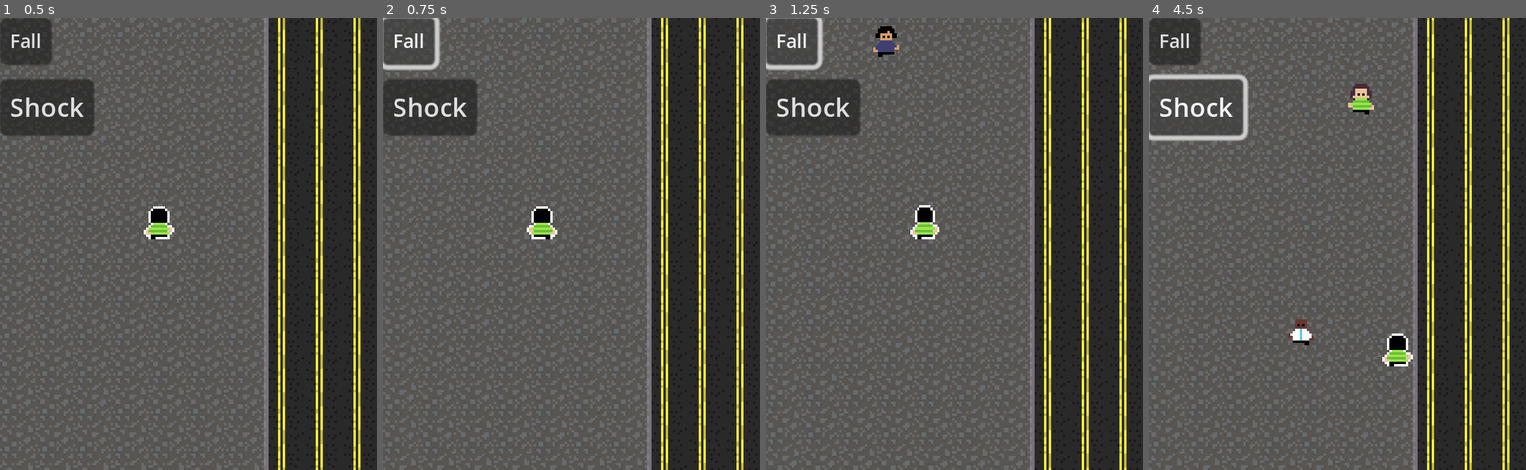
Above: before the commit, frames 1-4 (left to right).
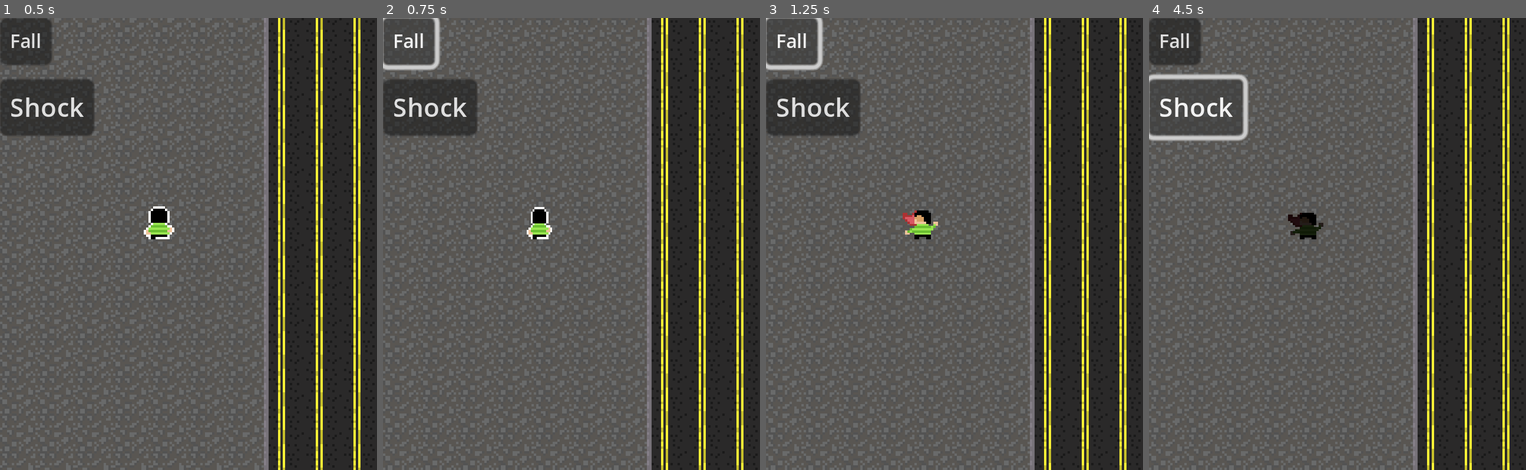
Above: after the commit, the same moments.

Repository: vitrolarium/brazilian-sidewalk
Game: Godot game, scene res://Objects/Scenes/Main.tscn
Two runs of this game, one before a commit and one after it. Both use one fixed random seed, a clock stepped at 60 frames per second and the inputs below. The project has no main scene, so this scene is started directly.
Inputs:
- Up to frame 1 (0.5 s): no input
- Up to frame 2 (0.75 s): click "Fall" at 0.5 s
- Up to frame 3 (1.25 s): no input
- Up to frame 4 (4.5 s): click "Shock" at 1.25 s; hold D (move_right) 2.03-2.78 s; hold S (move_down) 2.78-3.53 s; hold D (move_right) 3.53-4.28 s; hold W (move_up) from 4.28 s (still down)

Frame 1 is identical in both runs. In frame 2, 2.5% of the frame differs, in the area x 38-96%, y 0-100%; in frame 3, 2.1%; in frame 4, 3.7%, in the area x 36-96%, y 0-100%.

Commit message:
fine tuning some objects

Diff:
--- a/Objects/Scenes/Main.gd
+++ b/Objects/Scenes/Main.gd
@@ -1,17 +1,26 @@
 extends Node2D
-
-
-# Called when the node enters the scene tree for the first time.
-func _ready() -> void:
-	start_game()
-
-
-# Called every frame. 'delta' is the elapsed time since the previous frame.
-func _process(delta: float) -> void:
-	pass
 
 
 func start_game():
 	$SidewalkManager.is_enabled = true
 	$WalkingPeopleSpawner.activate()
 	$Player.show()
+
+func stop_game(reason : String):
+	if $Player.has_method(reason):
+		$Player.call(reason)
+	else:
+		push_warning(reason, "() method doesnt exists in player")
+
+	$SidewalkManager.is_enabled = false
+	$WalkingPeopleSpawner.deactivate(true)
+
+
+func _ready() -> void:
+	start_game()
+
+func _on_die_pressed() -> void:
+	stop_game("fall")
+
+func _on_shock_pressed() -> void:
+	stop_game("shock")
--- a/Objects/Scenes/sidewalks/basic_sidewalk.tscn
+++ b/Objects/Scenes/sidewalks/basic_sidewalk.tscn
@@ -1,18 +1,34 @@
 [gd_scene load_steps=4 format=3 uid="uid://cegx2hxloon8d"]
 
-[ext_resource type="Texture2D" uid="uid://b5oi5xt7nfna6" path="res://Objects/Scenes/TILE.png" id="1_25h4a"]
+[ext_resource type="Texture2D" uid="uid://bgyvx2gf3wqun" path="res://Objects/Scenes/TILE.png" id="1_25h4a"]
 
 [sub_resource type="TileSetAtlasSource" id="TileSetAtlasSource_2kcwe"]
 texture = ExtResource("1_25h4a")
 0:0/0 = 0
+0:0/0/physics_layer_0/linear_velocity = Vector2(0, 0)
+0:0/0/physics_layer_0/angular_velocity = 0.0
 1:0/0 = 0
+1:0/0/physics_layer_0/linear_velocity = Vector2(0, 0)
+1:0/0/physics_layer_0/angular_velocity = 0.0
 2:0/0 = 0
+2:0/0/physics_layer_0/linear_velocity = Vector2(0, 0)
+2:0/0/physics_layer_0/angular_velocity = 0.0
 0:1/0 = 0
+0:1/0/physics_layer_0/linear_velocity = Vector2(0, 0)
+0:1/0/physics_layer_0/angular_velocity = 0.0
 2:1/0 = 0
+2:1/0/physics_layer_0/linear_velocity = Vector2(0, 0)
+2:1/0/physics_layer_0/angular_velocity = 0.0
 0:2/0 = 0
+0:2/0/physics_layer_0/linear_velocity = Vector2(0, 0)
+0:2/0/physics_layer_0/angular_velocity = 0.0
+0:2/0/physics_layer_0/polygon_0/points = PackedVector2Array(-8, -8, -6, -8, -6, 8, -8, 8)
 2:2/0 = 0
+2:2/0/physics_layer_0/linear_velocity = Vector2(0, 0)
+2:2/0/physics_layer_0/angular_velocity = 0.0
 
 [sub_resource type="TileSet" id="TileSet_3y4lf"]
+physics_layer_0/collision_layer = 1
 sources/0 = SubResource("TileSetAtlasSource_2kcwe")
 
 [node name="BasicSidewalk" type="TileMap"]
--- a/Objects/Scenes/sidewalks/decorated_sidewalk.tscn
+++ b/Objects/Scenes/sidewalks/decorated_sidewalk.tscn
@@ -1,18 +1,34 @@
 [gd_scene load_steps=4 format=3 uid="uid://2dik47tul4pb"]
 
-[ext_resource type="Texture2D" uid="uid://b5oi5xt7nfna6" path="res://Objects/Scenes/TILE.png" id="1_ajgvg"]
+[ext_resource type="Texture2D" uid="uid://bgyvx2gf3wqun" path="res://Objects/Scenes/TILE.png" id="1_ajgvg"]
 
 [sub_resource type="TileSetAtlasSource" id="TileSetAtlasSource_2kcwe"]
 texture = ExtResource("1_ajgvg")
 0:0/0 = 0
+0:0/0/physics_layer_0/linear_velocity = Vector2(0, 0)
+0:0/0/physics_layer_0/angular_velocity = 0.0
 1:0/0 = 0
+1:0/0/physics_layer_0/linear_velocity = Vector2(0, 0)
+1:0/0/physics_layer_0/angular_velocity = 0.0
 2:0/0 = 0
+2:0/0/physics_layer_0/linear_velocity = Vector2(0, 0)
+2:0/0/physics_layer_0/angular_velocity = 0.0
 0:1/0 = 0
+0:1/0/physics_layer_0/linear_velocity = Vector2(0, 0)
+0:1/0/physics_layer_0/angular_velocity = 0.0
 2:1/0 = 0
+2:1/0/physics_layer_0/linear_velocity = Vector2(0, 0)
+2:1/0/physics_layer_0/angular_velocity = 0.0
 0:2/0 = 0
+0:2/0/physics_layer_0/linear_velocity = Vector2(0, 0)
+0:2/0/physics_layer_0/angular_velocity = 0.0
+0:2/0/physics_layer_0/polygon_0/points = PackedVector2Array(-8, -8, -6, -8, -6, 8, -8, 8)
 2:2/0 = 0
+2:2/0/physics_layer_0/linear_velocity = Vector2(0, 0)
+2:2/0/physics_layer_0/angular_velocity = 0.0
 
 [sub_resource type="TileSet" id="TileSet_v8vht"]
+physics_layer_0/collision_layer = 1
 sources/0 = SubResource("TileSetAtlasSource_2kcwe")
 
 [node name="DecoratedSidewalk" type="TileMap"]
--- a/Objects/WalkingPeoples/walking-people-base.gd
+++ b/Objects/WalkingPeoples/walking-people-base.gd
@@ -6,9 +6,13 @@
 
 var enabled : bool = false
 
-func activate(): enabled = true
+func activate():
+	enabled = true
+	$AnimationPlayer.play()
 
-func deactivate(): enabled = false
+func deactivate():
+	enabled = false
+	$AnimationPlayer.pause()
 
 func _physics_process(_delta: float) -> void:
 	if enabled:
--- a/Objects/WalkingPeoples/walking_people_spawner.gd
+++ b/Objects/WalkingPeoples/walking_people_spawner.gd
@@ -4,7 +4,13 @@
 
 func activate(): $SummonTimer.start()
 
-func deactivate(): $SummonTimer.stop()
+func deactivate(stop_peoples := false):
+	$SummonTimer.stop()
+	if stop_peoples:
+		for child in get_children():
+			if child is CharacterBody2D and child.has_method("deactivate"):
+				child.deactivate()
+
 
 func summon_people():
 	if walking_peoples.is_empty():
